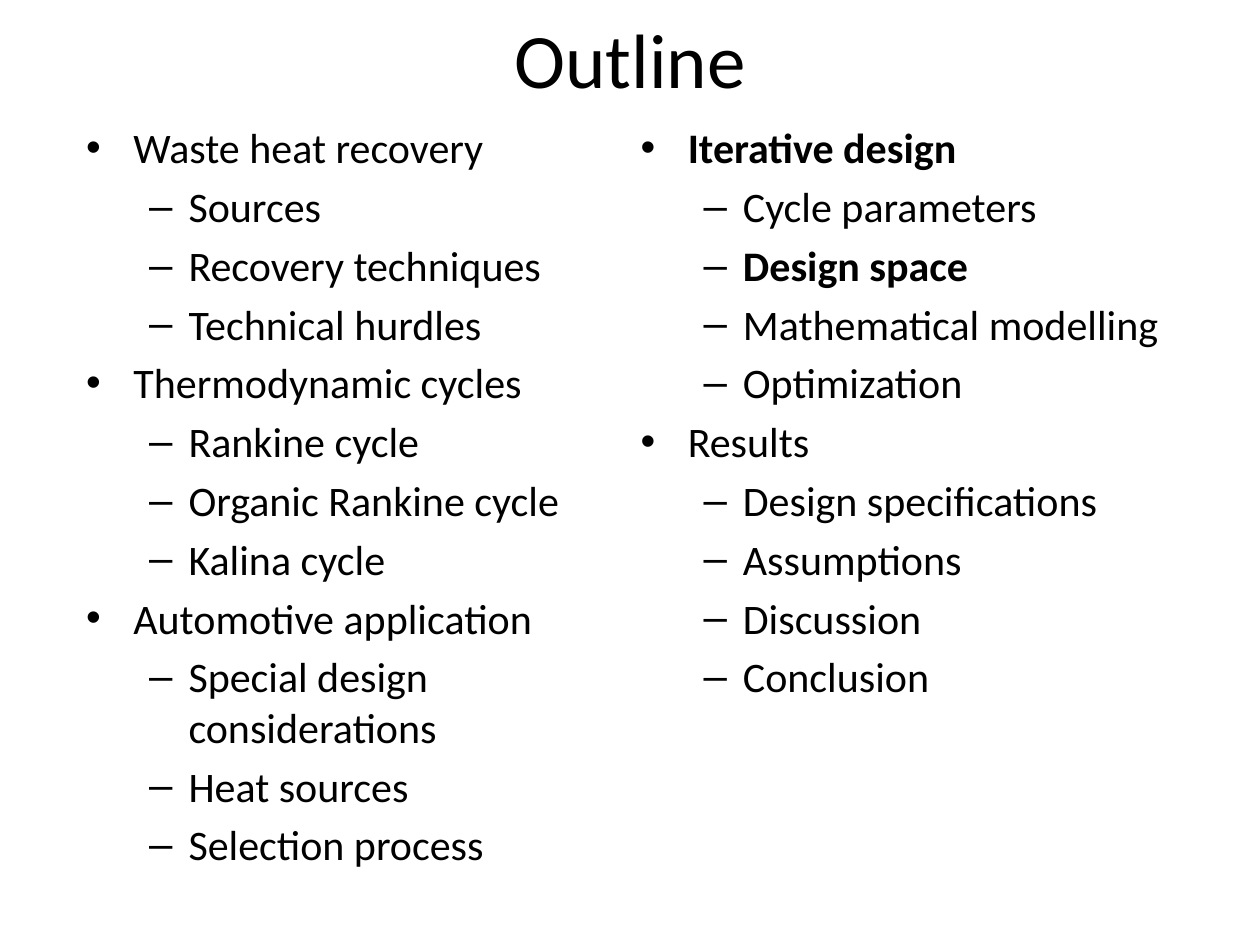
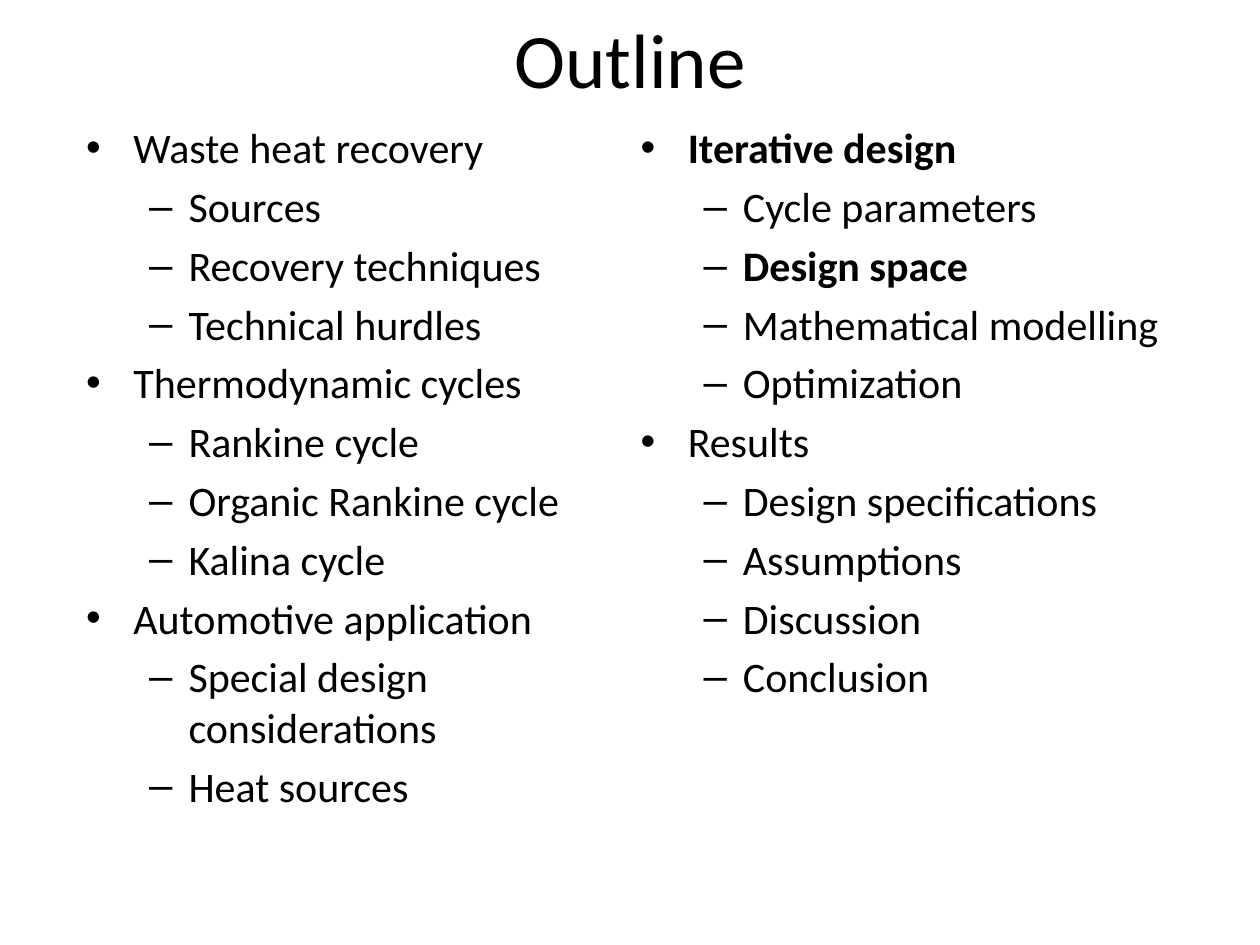
Before and after one commit to gmclapp/Masters_Thesis, a slide deck: slide 25 of Proposal/Proposal presentation.pptx (slide 21 before the commit). Drawn at 1260x945 pixels with LibreOffice and Linux fonts; fonts in the diff are those of the drawing; background and template pictures are left out. Boxes give left, top, right and bottom in pixels: in the first picture for what was removed or moved away, otherwise in the second. Text is boxed around its words. In the diff, an @@ line names an element or a change of style, - is before the commit and + after.

```diff
--- a/Proposal/Proposal presentation.pptx
+++ b/Proposal/Proposal presentation.pptx
@@ text at (189, 830, 484, 867): paragraph removed @@
-  – Selection process
```
Also in this commit, not shown: 16 other slides changed, 12 slides added, 1 slide removed, 1 other file.
